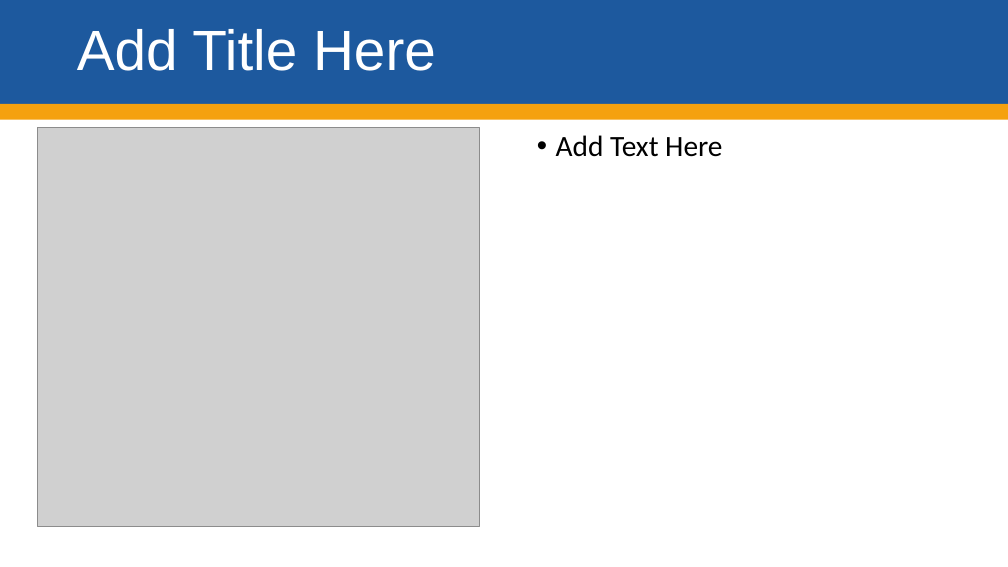
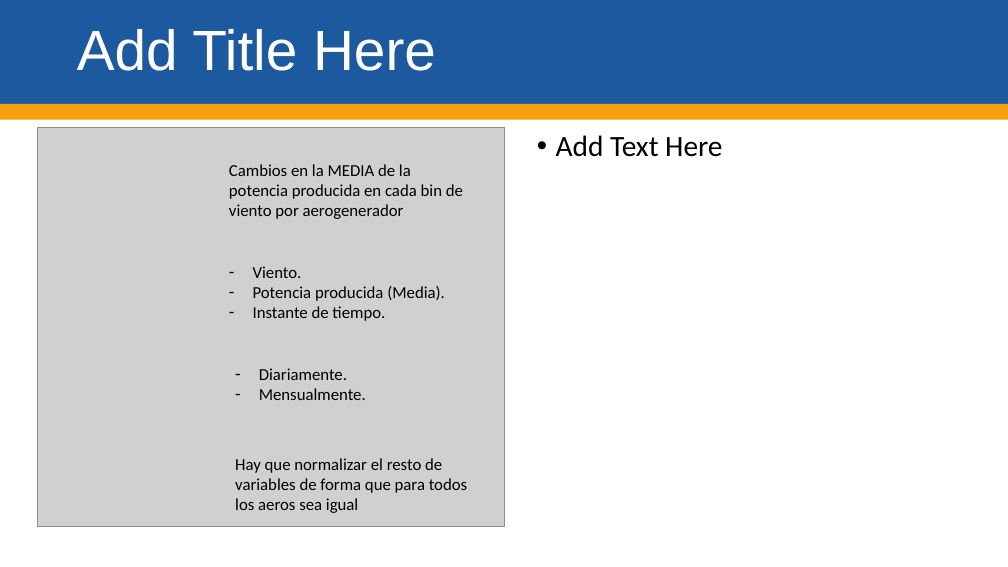
Before and after one commit to kikejosan/EolicSimulatorCEP, a slide deck: slide 7 of docs/enunciado-de-patrones.pptx. Drawn at 1008x567 pixels with LibreOffice and Linux fonts; fonts in the diff are those of the drawing; grey boxes stand for pictures; background and template pictures are left out. Boxes give left, top, right and bottom in pixels: in the first picture for what was removed or moved away, otherwise in the second. Text is boxed around its words. In the diff, an @@ line names an element or a change of style, - is before the commit and + after.

```diff
--- a/docs/enunciado-de-patrones.pptx
+++ b/docs/enunciado-de-patrones.pptx
@@ picture added at (x1=38, y1=127, x2=504, y2=526) @@
@@ text added at (x1=229, y1=164, x2=463, y2=219), 16 pt, text #000000 @@
+Cambios en la MEDIA de la potencia producida en cada bin de viento por aerogenerador
@@ text added at (x1=253, y1=266, x2=445, y2=321), 16 pt, text #000000 @@
+– Viento.
+– Potencia producida (Media).
+– Instante de tiempo.
@@ text added at (x1=259, y1=368, x2=366, y2=400), 16 pt, text #000000 @@
+– Diariamente.
+– Mensualmente.
@@ text added at (x1=235, y1=458, x2=467, y2=513), 16 pt, text #000000 @@
+Hay que normalizar el resto de variables de forma que para todos los aeros sea igual
```
Also in this commit, not shown: 3 slides added, 3 slides removed, 33 other files.
